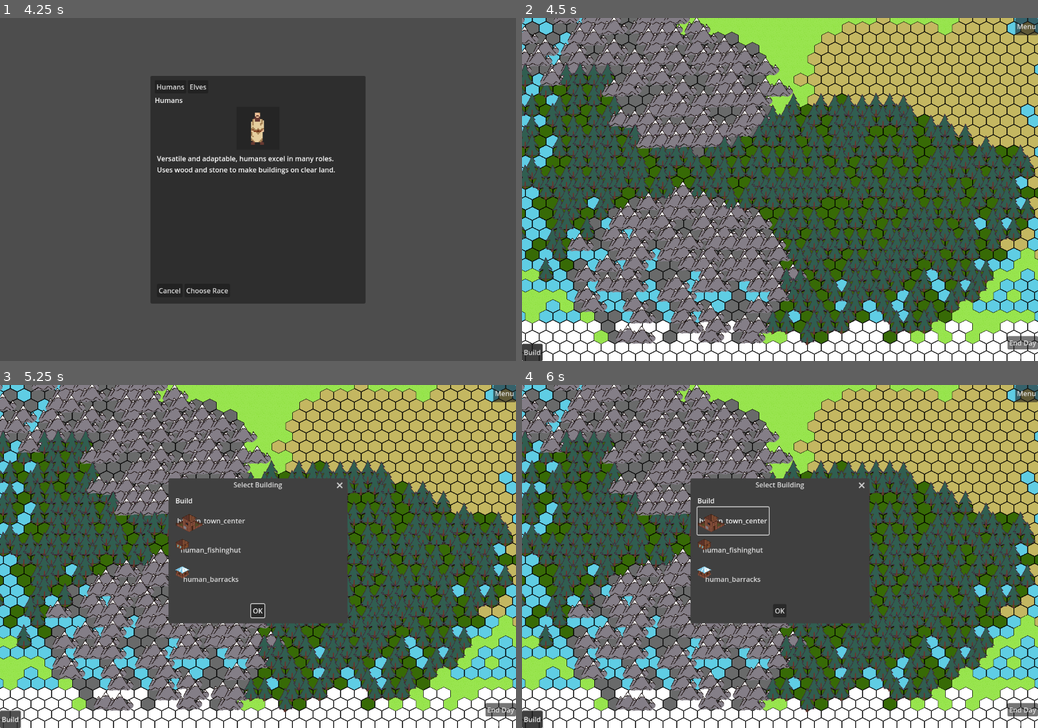
Above: before the commit, frames 1-4 (two rows, left to right).
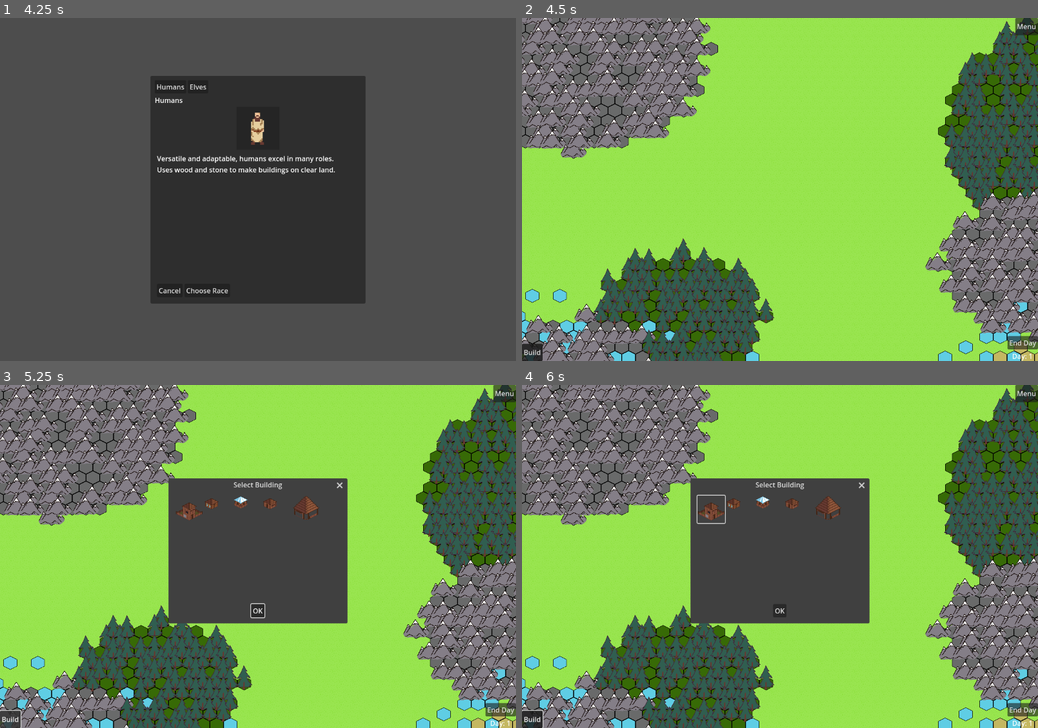
Above: after the commit, the same moments.

Repository: DraxDean/Cursr
Game: Godot game, scene res://scenes/main/main_menu_scene.tscn
The game is run twice, just before and just after one commit, with the same random seed, the same clock (stepped at 60 frames per second) and the same inputs.
Inputs (mouse positions are in pixels of both pictures, inside the frame that each line leads up to; where the layout moved, square brackets give the same spot in the first picture):
- Up to frame 1 (4.25 s): click "New Game" at 0.5 s; click (263, 124) at 1.27 s; type "12" at 1.35 s; click (263, 141) at 1.5 s; type "12" at 1.58 s; click (283, 192) at 1.73 s; type "12" at 1.82 s; click (294, 210) at 2.02 s; type "12" at 2.1 s; click (294, 223) at 2.25 s; type "12" at 2.33 s; click (273, 237) at 2.48 s; type "12" at 2.57 s; click (288, 254) at 2.77 s; type "12" at 2.85 s; click "Confirm" at 3.5 s
- Up to frame 2 (4.5 s): click "Choose Race" at 4.25 s
- Up to frame 3 (5.25 s): click "Build" at 5 s
- Up to frame 4 (6 s): click (712, 508) [733, 522] at 5.75 s

Frame 1 is identical in both runs. In frame 2, 89% of the frame differs, in the area x 0-100%, y 0-100%; in frame 3, 75%; in frame 4, 75%.

Commit message:
FAILED BRANCH - Dead end map objects
commented out:
-many building selector funcitons
-zoom

need better foundations of managers/consolidation
tilemap_layer data handling(ie some data that can be changed inherently, then drawn from there)

Diff:
--- /dev/null
+++ b/scenes/objects/building.tscn
@@ -0,0 +1,8 @@
+[gd_scene load_steps=2 format=3 uid="uid://du53iutqisu76"]
+
+[ext_resource type="Script" uid="uid://v5sjj0ggxrqw" path="res://scripts/objects/building.gd" id="1_bkbwb"]
+
+[node name="Building" type="Node"]
+script = ExtResource("1_bkbwb")
+
+[node name="Sprite2D" type="Sprite2D" parent="."]
--- a/scenes/ui/building_selector.tscn
+++ b/scenes/ui/building_selector.tscn
@@ -5,13 +5,6 @@
 [node name="AcceptDialog" type="AcceptDialog"]
 script = ExtResource("1_bpkx7")
 
-[node name="VBoxContainer" type="VBoxContainer" parent="."]
+[node name="GridContainer" type="GridContainer" parent="."]
 offset_right = 40.0
 offset_bottom = 40.0
-
-[node name="Label" type="Label" parent="VBoxContainer"]
-layout_mode = 2
-text = "Build"
-
-[node name="GridContainer" type="GridContainer" parent="VBoxContainer"]
-layout_mode = 2
--- a/scripts/main/game.gd
+++ b/scripts/main/game.gd
@@ -3,7 +3,7 @@
 
 # --- Constants ---
 const MAP_WIDTH = 80
-const MAP_HEIGHT = 50
+const MAP_HEIGHT = 80
 
 # --- Export Variables for Scenes ---
 @export var tree_scene: PackedScene
@@ -76,7 +76,7 @@
 		"build_window": $UI_Layer/BuildWindow,
 		"building_grid": $UI_Layer/BuildWindow/BuildingGrid
 	}
-	ui_manager.setup(ui_nodes)
+	ui_manager.setup(ui_nodes, map_object_manager)
 
 	print("Game: Setting up MapObjectManager...")
 	var forest_coords = Vector2i(0, 4); var mountain_coords = Vector2i(0, 3) # Corrected coords
@@ -137,11 +137,17 @@
 	else:
 		push_error("Game: Cannot connect UIManager signals, ui_manager node is invalid!")
 
+	ui_manager.building_placement_requested.connect(_on_building_placement_requested)
+
 	print("Game: Connecting signals complete.")
 
 	# --- Initialize Map ---
 	initialize_map()
 	print("game.gd: _ready finished.")
+
+func _on_building_placement_requested(building_data, coords):
+	# Pass to map object manager
+	map_object_manager.place_building(building_data, coords)
 
 func _unhandled_input(event: InputEvent):
 	if event.is_action_pressed("ui_cancel"):
@@ -224,3 +230,6 @@
 	print("Game: _on_action_confirmed_from_ui called for action: ", action_name) # DEBUG
 	if is_instance_valid(ui_manager):
 		ui_manager._perform_action(action_name) # Tell UI Manager to proceed
+
+func create_blueprint(building_data, coords):
+	map_object_manager._place_single_object(building_data, coords, 4);
--- a/scripts/managers/camera_controller.gd
+++ b/scripts/managers/camera_controller.gd
@@ -28,6 +28,36 @@
 	print("CameraController setup complete.")
 
 
+# NEW: Convert screen position to world position accounting for camera transform
+func screen_to_world(screen_pos: Vector2) -> Vector2:
+	if not is_instance_valid(camera_node):
+		push_error("CameraController: Invalid camera node")
+		return Vector2.ZERO
+
+	# Get viewport size
+	var viewport_size = get_viewport().get_visible_rect().size
+
+	# Convert screen position to camera-relative position
+	# Screen coordinates are from top-left, camera position is center-based
+	var camera_relative_pos = (screen_pos - viewport_size / 2.0) / camera_node.zoom
+
+	# Add camera position to get world position
+	var world_pos = camera_node.position + camera_relative_pos
+
+	return world_pos
+
+
+# NEW: Get the current mouse position in world coordinates
+func get_world_mouse_position() -> Vector2:
+	var screen_mouse_pos = get_viewport().get_mouse_position()
+	return screen_to_world(screen_mouse_pos)
+
+
+# NEW: Check if a screen position click should be handled by the camera (for UI to check)
+func is_handling_input() -> bool:
+	return is_left_dragging
+
+
 func handle_input(event: InputEvent, is_paused: bool):
 	if is_paused: return # Don't handle camera input if paused
 
@@ -55,13 +85,13 @@
 	var zoom_changed = false
 	var target_zoom = camera_node.zoom
 
-	if event is InputEventPanGesture:
-		target_zoom *= pow(zoom_factor, -event.delta.y * trackpad_scroll_zoom_sensitivity); zoom_changed = true
-	elif event is InputEventMagnifyGesture:
-		if event.factor != 0: target_zoom /= event.factor; zoom_changed = true
-	elif event is InputEventMouseButton and event.is_pressed():
-		if event.button_index == MOUSE_BUTTON_WHEEL_UP: target_zoom /= zoom_factor; zoom_changed = true
-		elif event.button_index == MOUSE_BUTTON_WHEEL_DOWN: target_zoom *= zoom_factor; zoom_changed = true
+	#if event is InputEventPanGesture:
+		#target_zoom *= pow(zoom_factor, -event.delta.y * trackpad_scroll_zoom_sensitivity); zoom_changed = true
+	#elif event is InputEventMagnifyGesture:
+		#if event.factor != 0: target_zoom /= event.factor; zoom_changed = true
+	#elif event is InputEventMouseButton and event.is_pressed():
+		#if event.button_index == MOUSE_BUTTON_WHEEL_UP: target_zoom /= zoom_factor; zoom_changed = true
+		#elif event.button_index == MOUSE_BUTTON_WHEEL_DOWN: target_zoom *= zoom_factor; zoom_changed = true
 
 	if zoom_changed:
 		target_zoom.x = clampf(target_zoom.x, min_zoom, max_zoom); target_zoom.y = clampf(target_zoom.y, min_zoom, max_zoom)
--- a/scripts/managers/map_object_manager.gd
+++ b/scripts/managers/map_object_manager.gd
@@ -72,7 +72,6 @@
 
 	print("MapObjectManager: Map object placement finished.")
 
-
 func _place_single_object(scene: PackedScene, tile_coords: Vector2i, y_offset: int = 0):
 	if not scene: return
 	if not is_instance_valid(tilemap_layer) or not is_instance_valid(map_objects_holder): return
@@ -80,3 +79,22 @@
 	var world_pos = tilemap_layer.map_to_local(tile_coords)
 	instance.position = world_pos + Vector2(0, y_offset)
 	map_objects_holder.add_child(instance)
+
+func place_building(building_data, coords):
+	print("Map Object Manager: Placing building: ", building_data, " at: ", coords);
+	var building_scene = preload("res://scenes/objects/building.tscn").instantiate()
+	# Try to set the script manually
+	if building_scene.get_script() == null:
+		var building_script = preload("res://scripts/objects/building.gd")  # adjust path as needed
+		building_scene.set_script(building_script)
+
+	if building_scene.has_method("setup"):
+		building_scene.setup(building_data)
+	else:
+		print("ERROR: Building Scene no setup method!")
+
+	#	add to building list in the future
+
+	print("Map Object Manager: at tile: ", coords, " before: ", tilemap_layer.get_cell(coords));
+	#tilemap_layer.set_cell(new_cell_data);
+	print("Map Object Manager: at tile: ", coords, " after: ", tilemap_layer.get_cell(coords));
--- a/scripts/managers/ui_manager.gd
+++ b/scripts/managers/ui_manager.gd
@@ -10,9 +10,15 @@
 var confirm_save_button: Button
 var confirm_no_save_button: Button
 var confirm_cancel_button: Button
+
 var open_build_button: Button
-
 var building_selector;
+
+var selected_building_data = null
+var building_preview_sprite = null
+var is_building_mode = false
+
+var map_object_manager;
 
 # State
 var _pending_action: String = "" # "quit", "main_menu"
@@ -25,8 +31,13 @@
 signal action_confirmed(action_name) # Emitted when user confirms without save
 signal action_cancelled # Emitted when user cancels
 
-func setup(ui_nodes: Dictionary):
+signal building_placement_requested(building_data, coords)
+
+func setup(ui_nodes: Dictionary, object_manager):
 	print("UIManager: Setup started.")
+
+	map_object_manager = object_manager;
+
 	# Expects a dictionary containing references to the UI nodes
 	open_menu_button = ui_nodes.get("open_menu_button")
 	modal_menu_panel = ui_nodes.get("modal_menu_panel")
@@ -52,6 +63,7 @@
 
 	#test_modal();
 	building_selector_modal();
+	building_selector.building_selected.connect(_on_building_selected)
 
 	# Connect internal signals here
 	_connect_confirmation_signals()
@@ -194,8 +206,24 @@
 
 
 func _on_building_selected(building_data):
-	print("Main scene received: ", building_data)
-
+	print("UIManager: Main scene received building: ", building_data)
+	selected_building_data = building_data
+	enter_building_mode()
+
+func enter_building_mode():
+	is_building_mode = true;
+	print("UIManager: Entering building mode... ", is_building_mode);
+	create_building_preview();
+
+func create_building_preview():
+	building_preview_sprite = Sprite2D.new()
+	print("UIManager: Loading texture: ", selected_building_data.path);
+	building_preview_sprite.texture = load(selected_building_data.path)
+	building_preview_sprite.modulate = Color(1, 1, 1, 0.5)  # Semi-transparent
+	building_preview_sprite.centered = true
+#	temp offset until tile preview
+	building_preview_sprite.offset = Vector2(695, 405);
+	add_child(building_preview_sprite)
 
 # --- Public Method Called by game.gd after Save Success ---
 
@@ -235,3 +263,69 @@
 	else: # If no modals are open, open the main one
 		print("UIManager Escape: No modals visible, opening main.") # DEBUG
 		open_main_modal()
+
+# Add these variables to your main scene
+var tile_size = Vector2(32, 32)  # Adjust to your actual tile size
+var grid_offset = Vector2(0, 0)  # If your grid doesn't start at 0,0
+
+func get_tile_position(world_pos: Vector2) -> Vector2:
+	# Convert world position to tile coordinates
+	var tile_coords = ((world_pos - grid_offset) / tile_size).floor()
+	# Convert back to world position (snapped to grid)
+	return tile_coords * tile_size + grid_offset
+#
+func _input(event):
+	#	inspect mode
+
+	#	build mode
+	if is_building_mode and event is InputEventMouseMotion:
+		print("UIManager: input detected in building mode at: ", get_viewport().get_mouse_position())
+		print("UIManager: tile coords at mouse: ", get_tile_position(event.global_position));
+		var snapped_position = get_tile_position(event.global_position);
+		building_preview_sprite.global_position = snapped_position
+		building_preview_sprite.global_position -= tile_size / 2
+		var texture_size = building_preview_sprite.texture.get_size()
+		var centered_position = event.global_position - (texture_size / 2)
+		building_preview_sprite.global_position = centered_position
+		#var tile_pos = get_tile_under_mouse(event.position)
+		 #Handle hover
+		#on_tile_hover(tile_pos)
+	if is_building_mode and event is InputEventMouseButton:
+		# Check if camera is handling this input (dragg
+		#return  # Don't place building while dragging camera
+		# Get world position from camera controller
+		#var world_pos = camera_controller.get_world_mouse_position()
+		# Send to game manager to place building
+		map_object_manager.place_building(selected_building_data, Vector2(0,0));
+
+		#var snapped_position = get_tile_position(event.global_position);
+		#building_preview_sprite.global_position = snapped_position;
+		#print("UIManager: Blueprint for building: ", selected_building_data, ", at: ", snapped_position)
+		##create blueprint(selected_building_data, coords)
+		## When user clicks to place building
+		#building_placement_requested.emit(selected_building_data, snapped_position)
+
+#func get_tile_under_mouse(mouse_pos: Vector2) -> Vector2i:
+	## Convert screen position to world position
+	#var world_pos = get_viewport().get_global_mouse_position()
+	## Convert world position to tilemap coordinates
+	#var tile_pos = tilemap.local_to_map(tilemap.to_local(world_pos))
+	#return tile_pos
+#
+#func on_tile_hover(tile_pos: Vector2i):
+	## Visual feedback for hovering
+	#print("Hovering tile: ", tile_pos)
+	#
+#func on_tile_click(tile_pos: Vector2i):
+	## Check if tile is valid and buildable
+	#if is_tile_buildable(tile_pos):
+		#build_on_tile(tile_pos)
+#
+#func is_tile_buildable(tile_pos: Vector2i) -> bool:
+	## Check if tile exists and is empty
+	#var tile_data = tilemap.get_cell_tile_data(0, tile_pos)
+	#return tile_data != null  # Add more conditions as needed
+#
+#func build_on_tile(tile_pos: Vector2i):
+	## Add building to this specific tile
+	#add_building_to_tile(tile_pos, building_data)
--- /dev/null
+++ b/scripts/objects/building.gd
@@ -0,0 +1,39 @@
+class_name Building
+extends Node
+
+#visual
+var building_data;
+var path;
+var size;
+var coords;
+
+#game
+var allegiance;
+
+var upkeep;
+var production;
+
+#construction
+var finished;
+var cost;
+var progress;
+
+func setup(new_building_data):
+	building_data = new_building_data
+	path = building_data.path
+	name = building_data.name
+
+	var texture = load(building_data.path)
+	if texture is Texture2D or texture is CompressedTexture2D:
+		$Sprite2D.texture = texture
+		$Sprite2D.set_meta("building_data", building_data)
+
+		# Optional: Scale the sprite to fit your desired size
+		# var desired_size = Vector2(64, 64)
+		# var texture_size = texture.get_size()
+		# $Sprite2D.scale = desired_size / texture_size
+
+	else:
+		printerr("Building: Error loading texture:", building_data.path)
+		# Create a placeholder or error sprite
+		$Sprite2D.texture = null
--- a/scripts/ui/building_selector.gd
+++ b/scripts/ui/building_selector.gd
@@ -7,7 +7,11 @@
 var building_list = [
 	{"name": "human_town_center", "path": "res://assets/sprites/human_towncentre.png"},
 	{"name": "human_fishinghut", "path": "res://assets/sprites/human_fishinghut.png"},
-	{"name": "human_barracks", "path": "res://assets/sprites/human_barracks.png"}
+	{"name": "human_barracks", "path": "res://assets/sprites/human_barracks.png"},
+	{"name": "human_house", "path": "res://assets/sprites/human_house.png"},
+	{"name": "elf_towncentre", "path": "res://assets/sprites/elf_towncentre.png"},
+
+
 ]
 
 func _ready():
@@ -21,14 +25,6 @@
 	popup_centered(Vector2(400, 300))
 	setup()
 
-func setup_buildings():
-	var grid = $VBoxContainer/GridContainer
-	for building_data in building_list:
-		var button = Button.new()
-		button.text = building_data.name
-		button.pressed.connect(_on_building_selected.bind(building_data))
-		grid.add_child(button)
-
 func _on_building_selected(building_data):
 	print("Builing Selector: Select Building: ", building_data )
 	building_selected.emit(building_data);
@@ -38,12 +34,12 @@
 	return building_list
 
 func setup():
-	var building_grid = $VBoxContainer/GridContainer
+	var building_grid = $GridContainer
+	building_grid.columns = 6;
 	print("UIManager: populate building list.")
 	for building_data in filter_building_list():
 		var button = Button.new()
 		button.name = building_data.name + "_button" # Give the button a unique name
-		button.text = building_data.name
 		button.flat = true # Optional: Make the button appear flat
 
 		var texture_rect = TextureRect.new()
@@ -62,7 +58,6 @@
 			button.pressed.connect(_on_building_selected.bind(building_data))
 			building_grid.add_child(button);
 
-
 		else:
 			printerr("Error loading texture:", building_data.path);
 			button.text = "Error" # Show an error on the button
Not shown, added: scripts/objects/building.gd.uid
